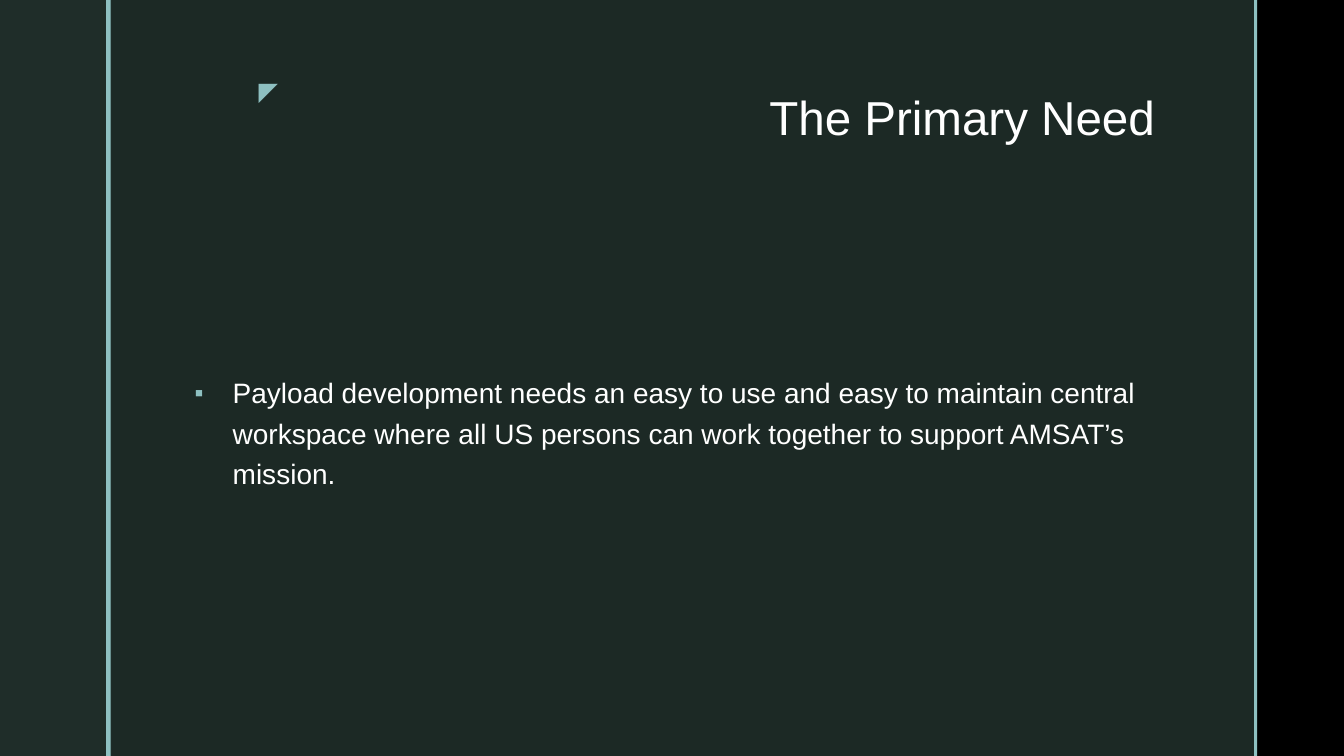
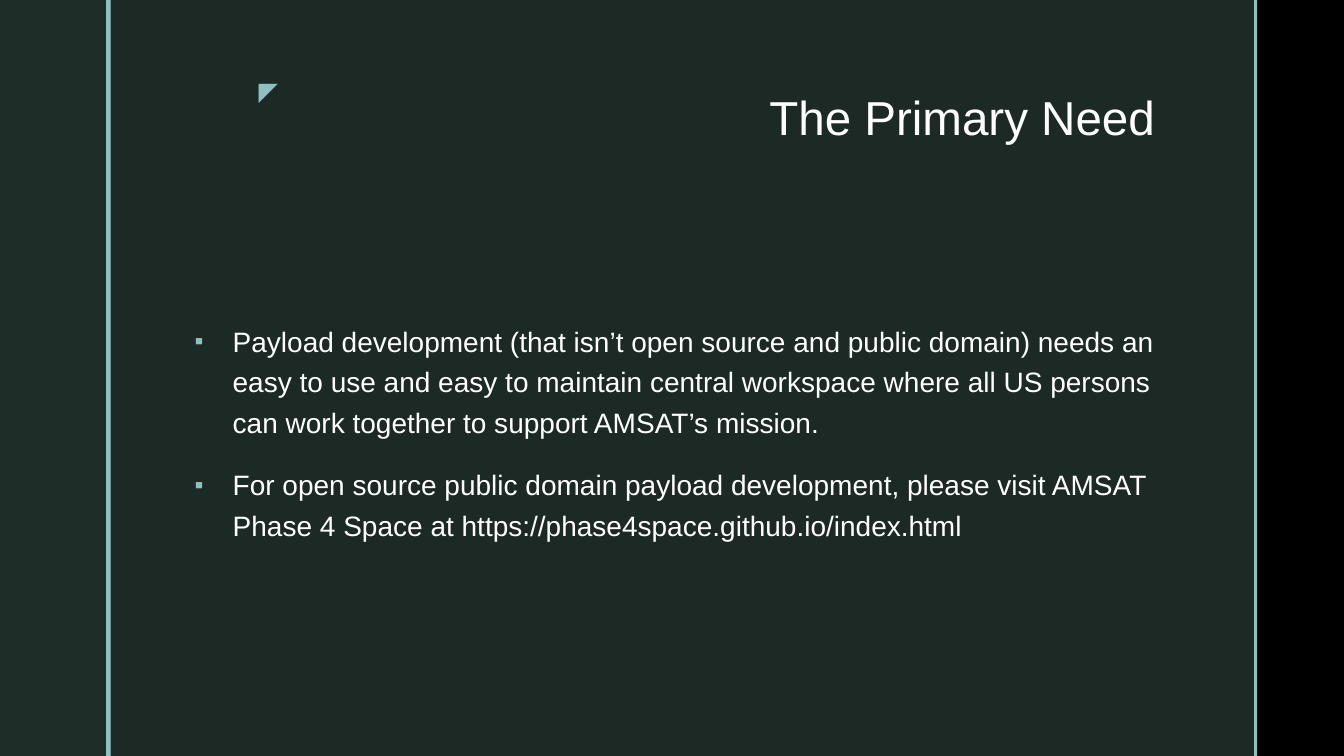
Before and after one commit to OpenResearchInstitute/documents, a slide deck: slide 3 of Papers_Articles_Presentations/Slide_Presentations/20171208_GitHubEnterpriseProposal.pptx. Drawn at 1344x756 pixels with LibreOffice and Linux fonts; fonts in the diff are those of the drawing; background and template pictures are left out. Boxes give left, top, right and bottom in pixels: in the first picture for what was removed or moved away, otherwise in the second. Text is boxed around its words. In the diff, an @@ line names an element or a change of style, - is before the commit and + after.

```diff
--- a/Papers_Articles_Presentations/Slide_Presentations/20171208_GitHubEnterpriseProposal.pptx
+++ b/Papers_Articles_Presentations/Slide_Presentations/20171208_GitHubEnterpriseProposal.pptx
@@ text at (233,331,1153,541): text changed @@
-▪ Payload development needs an easy to use and easy to maintain central workspace where all US persons can work together to support AMSAT’s mission.
+▪ Payload development (that isn’t open source and public domain) needs an easy to use and easy to maintain central workspace where all US persons can work together to support AMSAT’s mission.
+▪ For open source public domain payload development, please visit AMSAT Phase 4 Space at https://phase4space.github.io/index.html
```
Also in this commit, not shown: 3 other slides changed, 1 other file.
